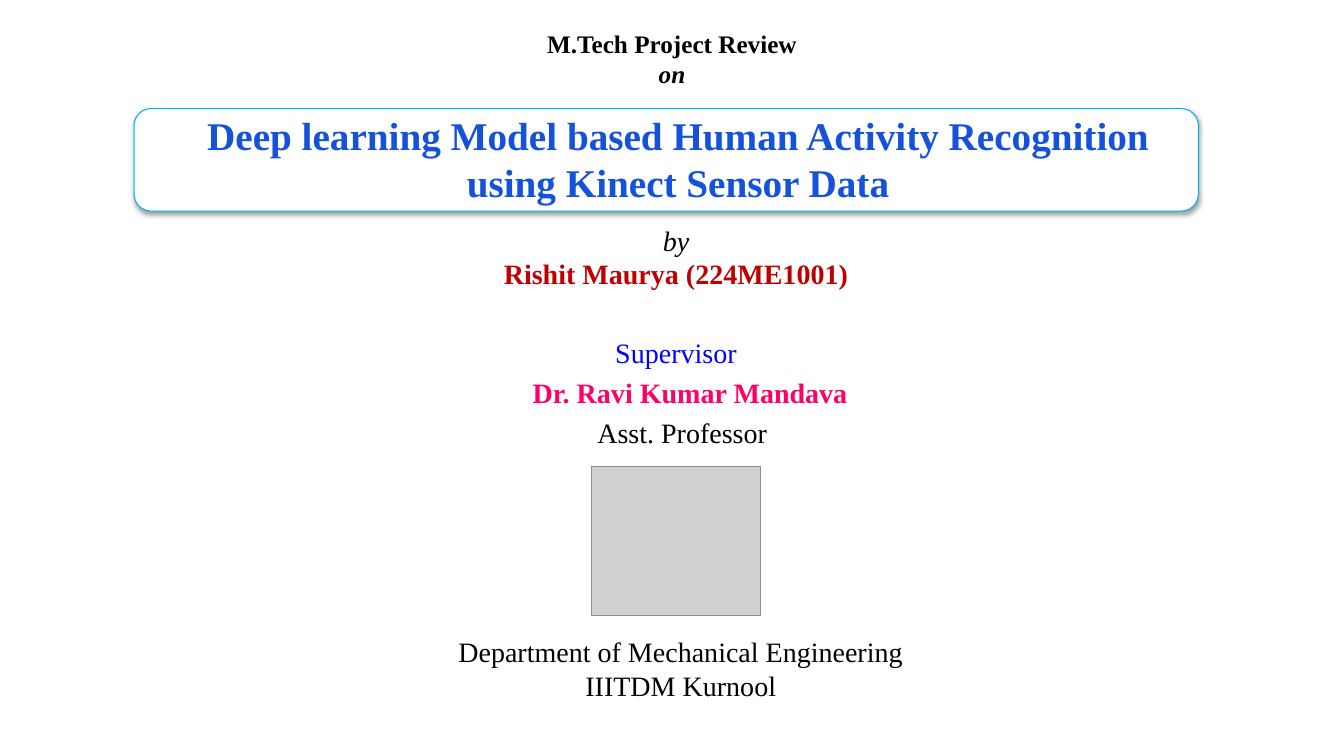
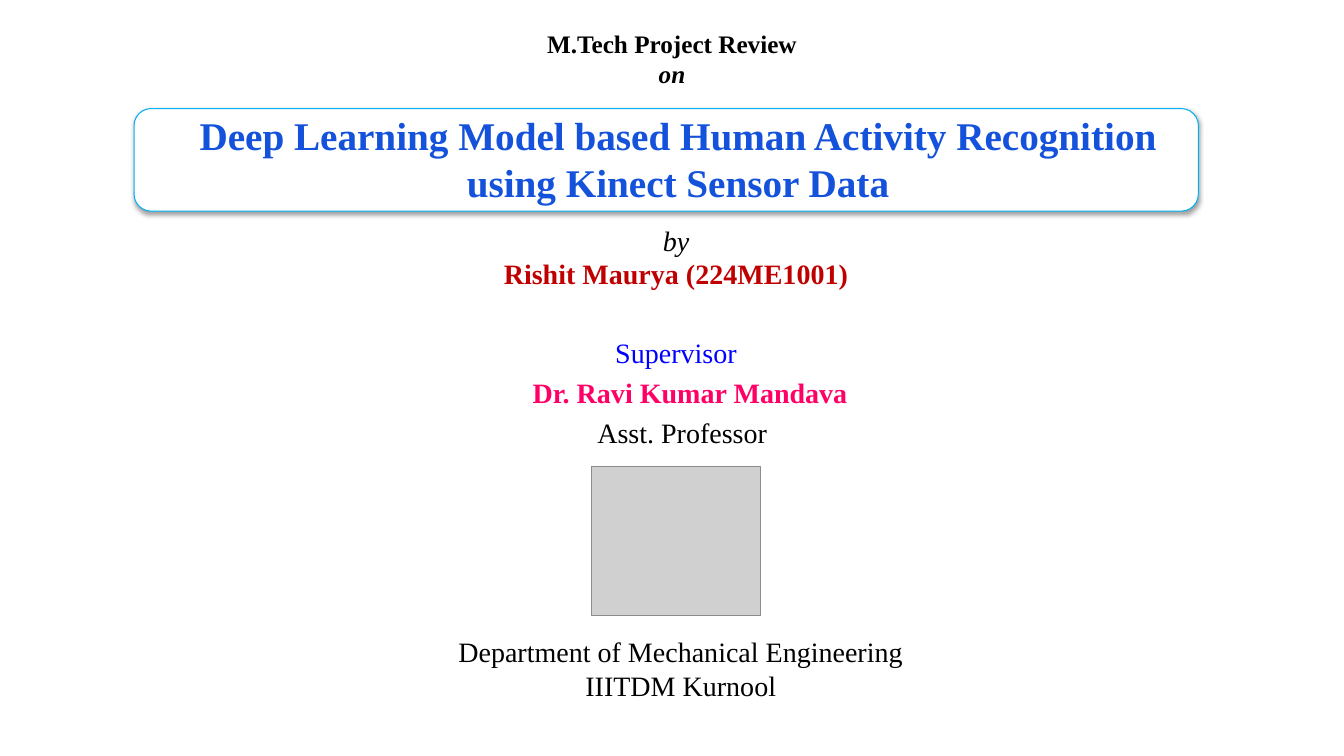
Before and after one commit to rishitmaurya/Human-Activity-Recognition, a slide deck: slide 1 of documents/HAR_rishit.pptx. Drawn at 1344x756 pixels with LibreOffice and Linux fonts; fonts in the diff are those of the drawing; grey boxes stand for pictures. Boxes give left, top, right and bottom in pixels: in the first picture for what was removed or moved away, otherwise in the second. Text is boxed around its words. In the diff, an @@ line names an element or a change of style, - is before the commit and + after.

```diff
--- a/documents/HAR_rishit.pptx
+++ b/documents/HAR_rishit.pptx
@@ text at (200,122,1156,204): text changed @@
-Deep learning Model based Human Activity Recognition using Kinect Sensor Data
+Deep Learning Model based Human Activity Recognition using Kinect Sensor Data
```
Also in this commit, not shown: 50 other files.
